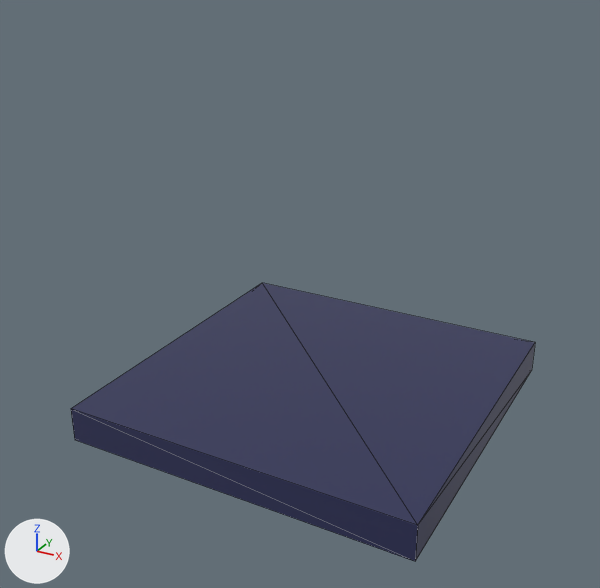
The glTF model resources/models/unit_floor.glb, before and after one commit.
One viewpoint serves both versions: a 50 mm lens placed at (0.978, -1.901, 1.238), pointed at (-0.026, -0.076, 0.326). Lighting does not change. The marker at lower left points along +X, +Y and +Z. Mesh edges are drawn as thin lines. Where no turn or scale is listed for an object, it has been applied to the vertices. Vertices at the same position are counted once.

Script lines for the objects in view, before the commit:
```python
me_cube = bpy.data.meshes.new('Cube')
me_cube.from_pydata(...)  # a box spanning x -0.5..0.5, y -0.5..0.5, z -0.05..0.05
me_cube.materials.append(mat_material)  # dark blue #2f3258
ob_cube = bpy.data.objects.new('Cube', me_cube)
ob_cube.location = (0.0, 0.0, 0.0)
```
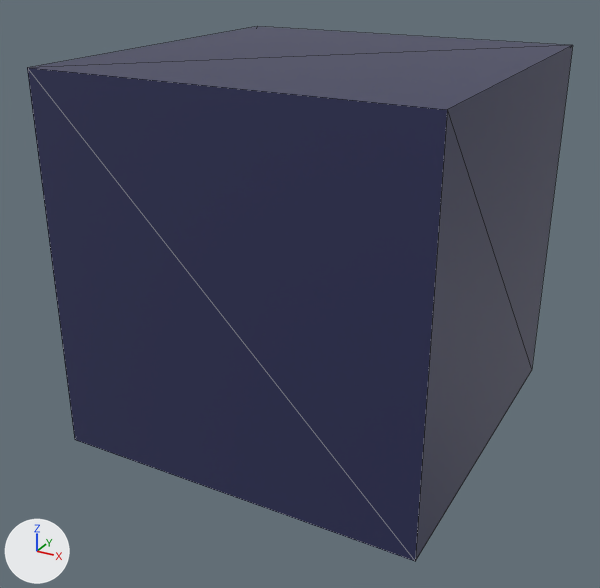
The newer file is also turned or shifted as a whole; pictures and numbers use the older file's frame.

Pixel boxes [x1, y1, x2, y2] of what changed, in the pictures (600 x 588 px):
'Cube', reshaped (18% wider, 92% taller): before [71, 283, 535, 561]; after [27, 26, 573, 561]

Edits to the bpy script that builds the scene:
```text
Change me_cube:
    used by ob_cube; location = (0.0, 0.0, 0.0)
    remove me_cube.from_pydata(...)  # 8 vertices, 12 faces; spans x -0.5..0.5, y -0.5..0.5, z -0.05..0.05
    add me_cube.from_pydata(...)  # 8 vertices, 12 faces; spans x -0.5..0.5, y -0.5..0.5, z -0.05..0.95
    me_cube part 1
    4 vertices are removed from x -0.5..0.5, y -0.5..0.5, z 0.05
    12 faces are deleted
    4 vertices are added at (0.5, 0.5, 0.95), (-0.5, 0.5, 0.95), (-0.5, -0.5, 0.95), (0.5, -0.5, 0.95)
    12 new faces join them
```
